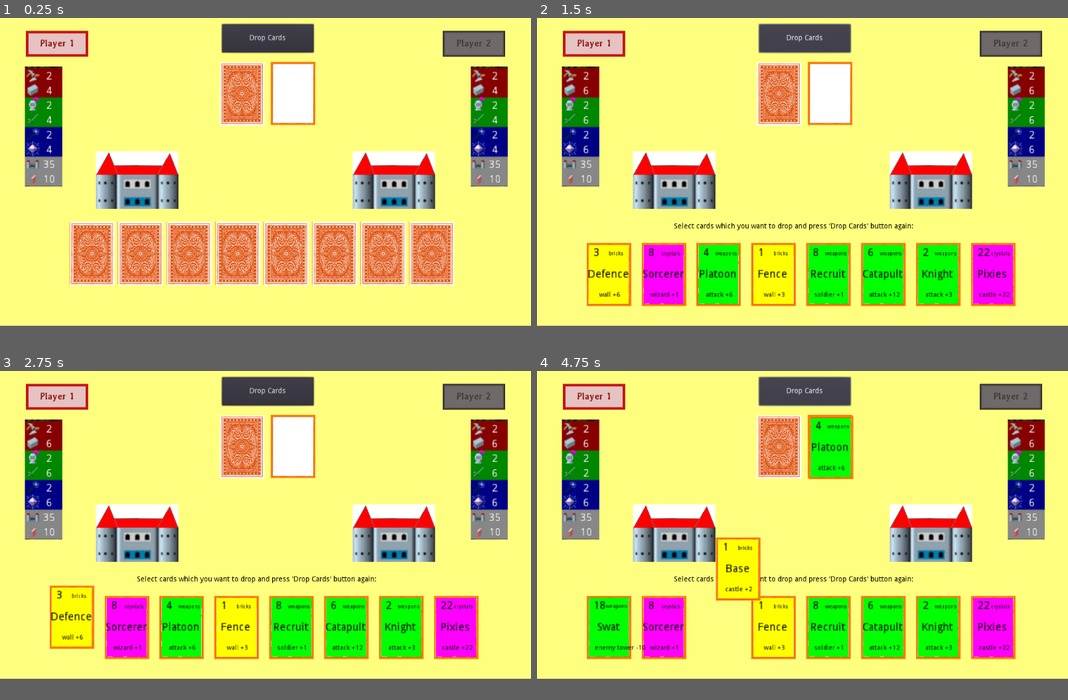
Above: before the commit, frames 1-4 (two rows, left to right).
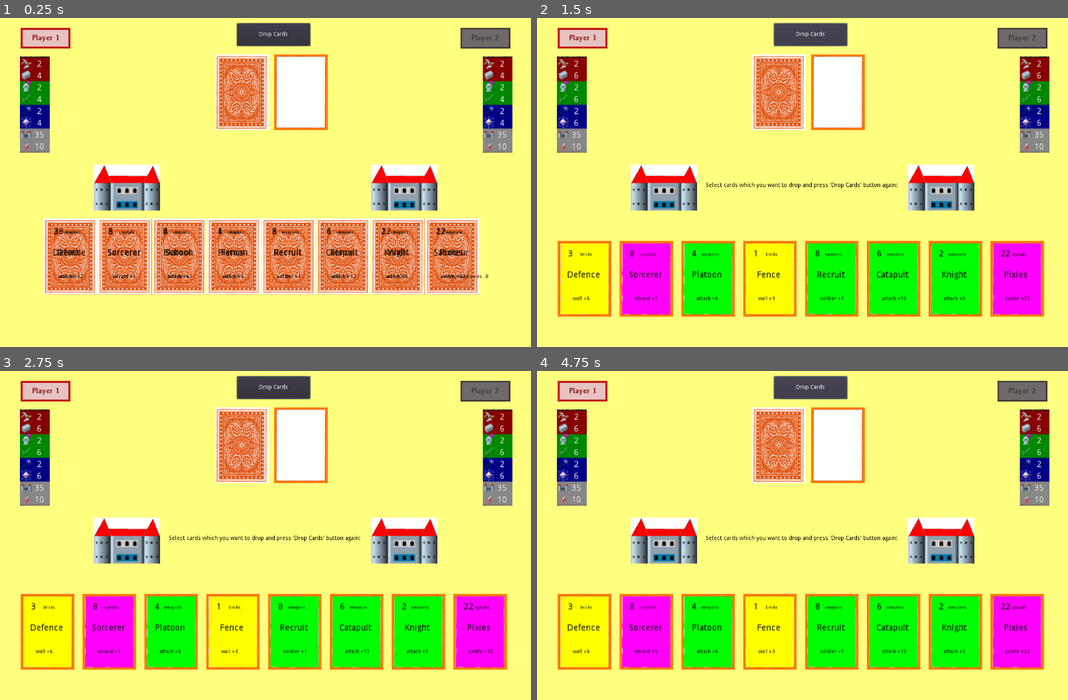
Above: after the commit, the same moments.

Repository: applemangames/CastleWars
Game: Godot game, scene res://Scenes/Game.tscn
The game is run twice, just before and just after one commit, with the same random seed, the same clock (stepped at 60 frames per second) and the same inputs.
Inputs (mouse positions are in pixels of both pictures, inside the frame that each line leads up to):
- Up to frame 1 (0.25 s): no input
- Up to frame 2 (1.5 s): click (611, 271) at 0.52 s; click "Drop Cards" at 1.25 s
- Up to frame 3 (2.75 s): click (74, 627) at 2.02 s
- Up to frame 4 (4.75 s): click "Drop Cards" at 2.75 s; click (717, 627) at 3.52 s; click "Drop Cards" at 4.25 s
The window is 800x468 before the commit and 800x500 after it. Grey fills any space a smaller window leaves; there, only what the larger window draws over its background counts as a difference.

The runs differ from the first frame. In frame 1, 33% of the frame differs, in the area x 3-97%, y 1-85%; in frame 2, 31%; in frame 3, 31%; in frame 4, 35%, in the area x 3-97%, y 1-91%.

Commit message:
added bigger resolution

Diff:
--- a/Scenes/Card.tscn
+++ b/Scenes/Card.tscn
@@ -30,18 +30,14 @@
 
 [node name="Front" type="Sprite" parent="."]
 position = Vector2( 0.103394, 0.191719 )
-scale = Vector2( 0.5, 0.5 )
+scale = Vector2( 0.75, 0.75 )
 texture = ExtResource( 2 )
 centered = false
 
 [node name="Description" type="Node2D" parent="Front"]
-visible = false
-position = Vector2( -1.66187, -9.11401 )
-scale = Vector2( 3, 3 )
+position = Vector2( 25.985, 21.928 )
+scale = Vector2( 2, 2 )
 z_index = 10
-__meta__ = {
-"_edit_lock_": true
-}
 
 [node name="Name" type="Label" parent="Front/Description"]
 margin_left = 0.485026
@@ -56,25 +52,24 @@
 autowrap = true
 
 [node name="Node2D" type="Node2D" parent="Front/Description/Name"]
-position = Vector2( 105.682, -56.5404 )
+position = Vector2( 94.5263, -49.5074 )
 scale = Vector2( 0.6, 0.6 )
 
 [node name="Action" type="Label" parent="Front/Description/Name/Node2D"]
-margin_left = -157.956
-margin_top = 152.862
-margin_right = -92.9558
-margin_bottom = 172.862
+margin_left = -139.364
+margin_top = 161.35
+margin_right = -74.3629
+margin_bottom = 181.35
 rect_pivot_offset = Vector2( 50.6652, 17.507 )
 custom_colors/font_color = Color( 0, 0, 0, 1 )
 text = "Utok +3"
-align = 1
 valign = 1
 
 [node name="Price" type="Label" parent="Front/Description"]
-margin_left = 8.81735
-margin_top = 8.02993
-margin_right = 28.8174
-margin_bottom = 24.0299
+margin_left = 2.51194
+margin_top = 1.96703
+margin_right = 22.512
+margin_bottom = 17.967
 size_flags_horizontal = 6
 custom_colors/font_color = Color( 0, 0, 0, 1 )
 text = "8"
@@ -96,8 +91,8 @@
 anims/SelectCard = SubResource( 1 )
 
 [node name="Back" type="Sprite" parent="."]
-position = Vector2( 44.2134, 62.3377 )
-scale = Vector2( 0.5, 0.504472 )
+scale = Vector2( 0.75, 0.75 )
 texture = ExtResource( 3 )
+centered = false
 
 [connection signal="pressed" from="Button" to="." method="_on_Button_pressed"]
--- a/Scenes/Cards.tscn
+++ b/Scenes/Cards.tscn
@@ -8,15 +8,15 @@
 
 [node name="Deck" type="Sprite" parent="."]
 position = Vector2( -1.16746, 5.95271 )
-scale = Vector2( 0.5, 0.5 )
+scale = Vector2( 0.75, 0.75 )
 texture = ExtResource( 1 )
 centered = false
 
 [node name="PlayedImage" type="Sprite" parent="."]
-position = Vector2( 97.1404, 5.70932 )
-scale = Vector2( 0.5, 0.5 )
+position = Vector2( 141.339, 5.70932 )
+scale = Vector2( 0.75, 0.75 )
 texture = ExtResource( 2 )
 centered = false
 
 [node name="Played" type="Position2D" parent="."]
-position = Vector2( 98.2191, 7.36641 )
+position = Vector2( 142.418, 7.36641 )
--- a/Scenes/Game.tscn
+++ b/Scenes/Game.tscn
@@ -10,6 +10,7 @@
 
 [node name="background" type="Sprite" parent="."]
 position = Vector2( 511.737, 335.635 )
+scale = Vector2( 1.5, 1 )
 z_index = -100
 texture = ExtResource( 2 )
 __meta__ = {
@@ -17,7 +18,7 @@
 }
 
 [node name="Cards" parent="." instance=ExtResource( 3 )]
-position = Vector2( 425.323, 84.6199 )
+position = Vector2( 519.705, 88.3211 )
 
 [node name="Player1" parent="." instance=ExtResource( 4 )]
 NAME = "Player 1"
@@ -28,16 +29,17 @@
 [node name="background2" type="Sprite" parent="."]
 visible = false
 position = Vector2( 506.474, 769.32 )
+scale = Vector2( 1.5, 1 )
 texture = ExtResource( 2 )
 __meta__ = {
 "_edit_lock_": true
 }
 
 [node name="DropCardsButton" type="Button" parent="."]
-margin_left = 428.166
-margin_top = 17.0
-margin_right = 605.166
-margin_bottom = 72.0
+margin_left = 570.664
+margin_top = 18.8506
+margin_right = 747.664
+margin_bottom = 73.8506
 text = "Drop Cards"
 
 [node name="DropCardsLabel" type="Label" parent="DropCardsButton"]
--- a/Scenes/Player.tscn
+++ b/Scenes/Player.tscn
@@ -7,8 +7,7 @@
 [ext_resource path="res://Images/background.png" type="Texture" id=5]
 [ext_resource path="res://Fonts/Averia-Bold.ttf" type="DynamicFontData" id=6]
 
-[sub_resource type="StyleBoxFlat" id=2]
-
+[sub_resource type="StyleBoxFlat" id=1]
 content_margin_top = 13.0
 bg_color = Color( 0.905882, 0.764706, 0.764706, 1 )
 border_width_left = 5
@@ -17,13 +16,11 @@
 border_width_bottom = 5
 border_color = Color( 0.768627, 0.0980392, 0.0980392, 1 )
 
-[sub_resource type="DynamicFont" id=1]
-
+[sub_resource type="DynamicFont" id=2]
 size = 18
 font_data = ExtResource( 6 )
 
 [sub_resource type="StyleBoxFlat" id=3]
-
 content_margin_top = 13.0
 bg_color = Color( 0.443137, 0.415686, 0.415686, 1 )
 border_width_left = 5
@@ -41,23 +38,20 @@
 script = ExtResource( 3 )
 
 [node name="CardDeck" type="HBoxContainer" parent="."]
-visible = false
-margin_left = 95.0
-margin_top = 440.0
-margin_right = 934.0
-margin_bottom = 583.0
+margin_left = 50.0
+margin_top = 543.726
+margin_right = 889.0
+margin_bottom = 686.726
 
 [node name="Tower" type="Sprite" parent="."]
-position = Vector2( 264.369, 385.639 )
+position = Vector2( 305.751, 482.171 )
 scale = Vector2( 0.542965, 0.49362 )
 texture = ExtResource( 4 )
 
 [node name="background" type="Sprite" parent="."]
-position = Vector2( 504.368, 772.478 )
+position = Vector2( 545.75, 869.01 )
+scale = Vector2( 1.5, 1 )
 texture = ExtResource( 5 )
-__meta__ = {
-"_edit_lock_": true
-}
 
 [node name="NameActive" type="Label" parent="."]
 visible = false
@@ -67,8 +61,8 @@
 margin_top = 30.0
 margin_right = 170.0
 margin_bottom = 80.0
-custom_styles/normal = SubResource( 2 )
-custom_fonts/font = SubResource( 1 )
+custom_styles/normal = SubResource( 1 )
+custom_fonts/font = SubResource( 2 )
 custom_colors/font_color = Color( 0.535156, 0.0752563, 0.0752563, 1 )
 text = "Player "
 align = 1
@@ -82,7 +76,7 @@
 margin_right = 170.0
 margin_bottom = 80.0
 custom_styles/normal = SubResource( 3 )
-custom_fonts/font = SubResource( 1 )
+custom_fonts/font = SubResource( 2 )
 custom_colors/font_color = Color( 0.239216, 0.239216, 0.239216, 1 )
 text = "Player "
 align = 1
--- a/Scripts/Game.gd
+++ b/Scripts/Game.gd
@@ -68,7 +68,7 @@
         card.name = line[1].strip_edges()
         card.type = line[2].strip_edges()
         card.price = int(line[3].strip_edges())
-        card.description = line[4].split(',').join("\n").strip_edges()
+        card.description = line[4].split(', ').join("\n").strip_edges()
         card.is_human_card = for_human
         card_deck.append(create_card(card))
     file.close()
--- a/Scripts/Player.gd
+++ b/Scripts/Player.gd
@@ -21,7 +21,7 @@
     var node = get_node("Tower")
     var width = node.texture.get_width()
     var window_width = get_viewport().get_texture().get_width()
-    node.position.x = window_width - node.position.x
+    node.position.x = window_width - (node.position.x + (position.x*2))
     node.position.y = node.position.y
 
 
@@ -30,7 +30,7 @@
     var image = node.get_node("StatusImage")
     var width = image.texture.get_width() * image.scale.x
     var window_width = get_viewport().get_texture().get_width()
-    node.position.x = window_width - (node.position.x + width)
+    node.position.x = window_width - (node.position.x + width + (position.x*2))
     node.position.y = node.position.y
 
 
@@ -38,7 +38,7 @@
     var node = get_node(node_name)
     var width = node.rect_size.x
     var window_width = get_viewport().get_texture().get_width()
-    node.rect_position.x = window_width - (node.rect_position.x + width*node.rect_scale.x)
+    node.rect_position.x = window_width - (node.rect_position.x + width*node.rect_scale.x + (position.x*2))
     node.rect_position.y = node.rect_position.y
 
 
--- a/project.godot
+++ b/project.godot
@@ -19,6 +19,11 @@
 run/main_scene="res://Scenes/Game.tscn"
 config/icon="res://Images/icon.png"
 
+[display]
+
+window/size/width=1280
+window/size/height=800
+
 [rendering]
 
 environment/default_environment="res://default_env.tres"
